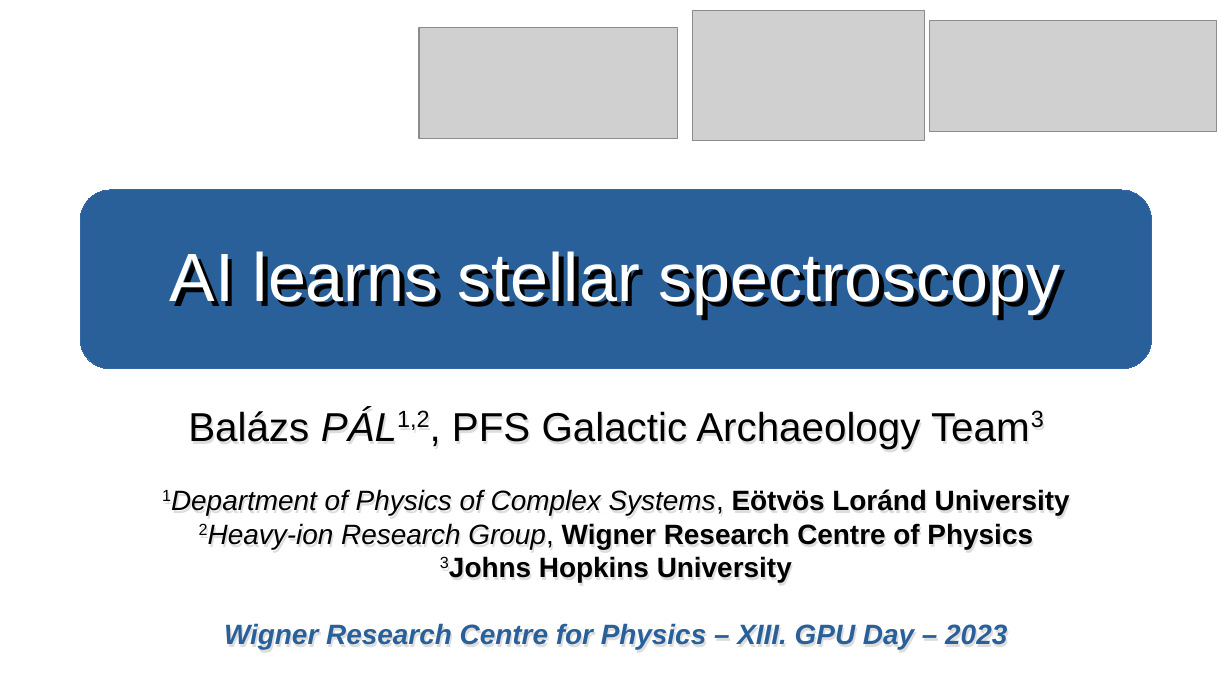
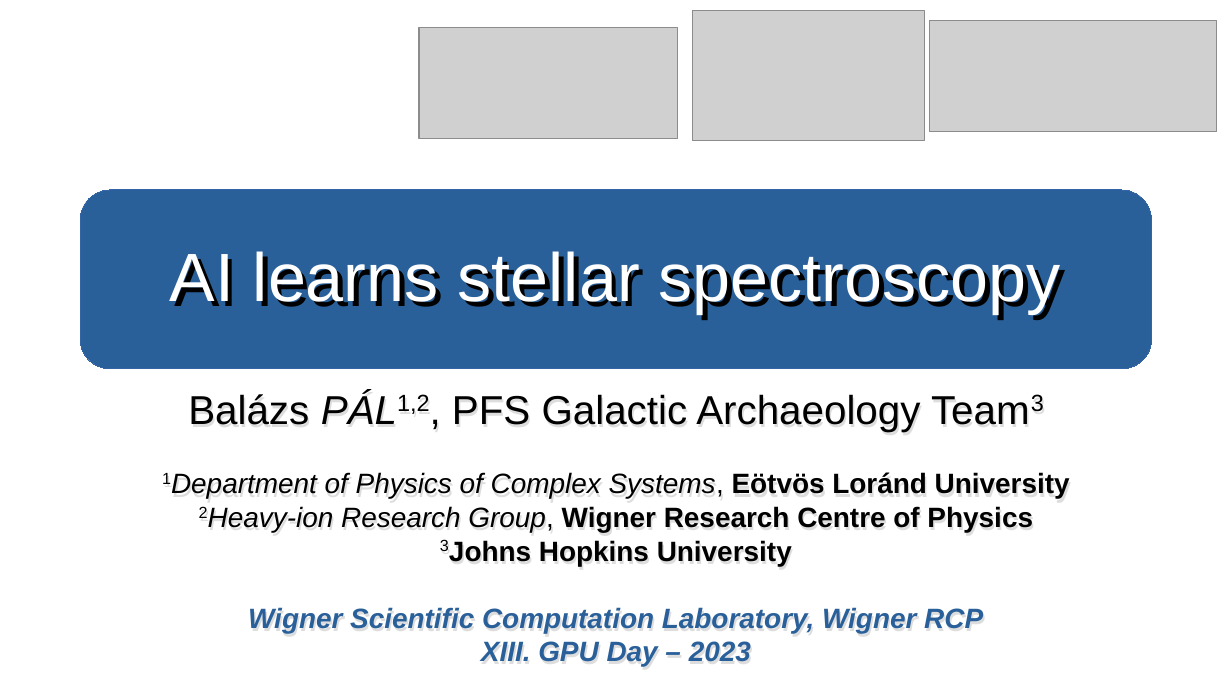
Before and after one commit to masterdesky/presentations, a slide deck: slide 1 of wigner-gpu-day-2023/presentation/denoising.odp. Drawn at 1232x693 pixels with LibreOffice and Linux fonts; fonts in the diff are those of the drawing; grey boxes stand for pictures. Boxes give left, top, right and bottom in pixels: in the first picture for what was removed or moved away, otherwise in the second. Text is boxed around its words. In the diff, an @@ line names an element or a change of style, - is before the commit and + after.

```diff
--- a/wigner-gpu-day-2023/presentation/denoising.odp
+++ b/wigner-gpu-day-2023/presentation/denoising.odp
@@ text at [248, 608, 983, 666]: text changed @@
-Wigner Research Centre for Physics – XIII. GPU Day – 2023
+Wigner Scientific Computation Laboratory, Wigner RCP
+XIII. GPU Day – 2023
```
Also in this commit, not shown: 1 other slide changed, 1 other file.
